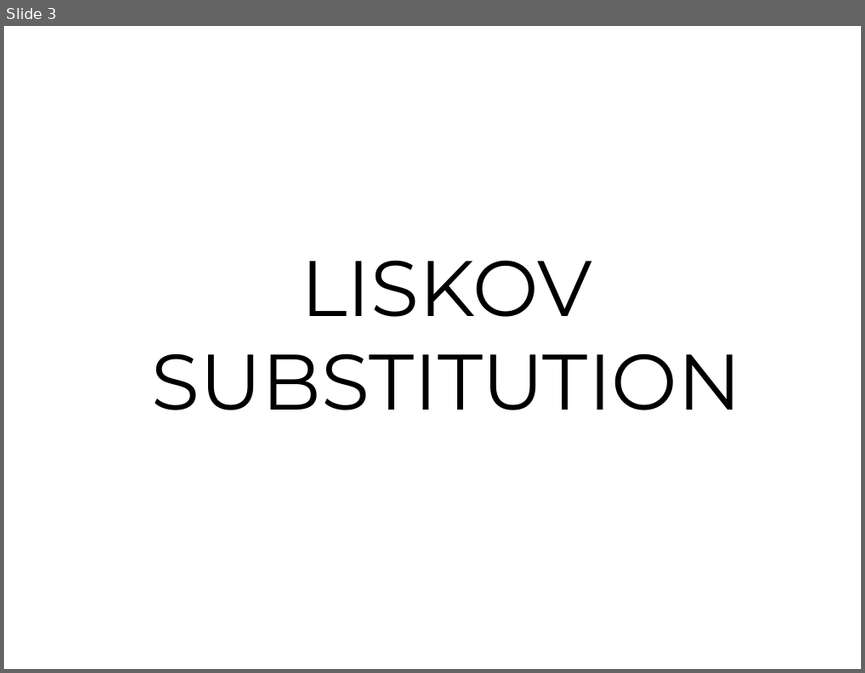
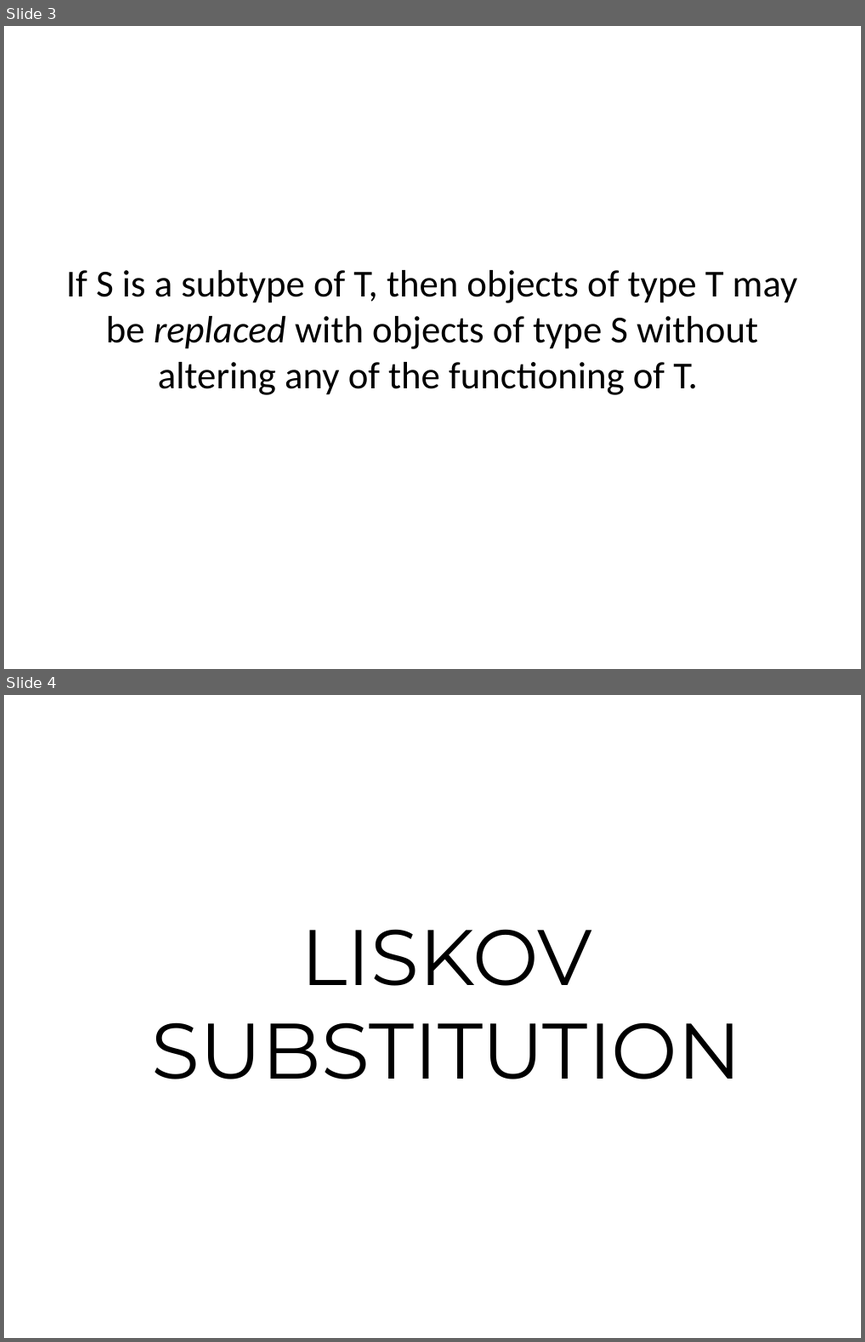
Before and after one commit to abhinavmanchanda/designpatterns, a slide deck: FlightBookinSystem/bookingsystem.pptx. Shown one above the other, each under a label of ours: slide 3 before the commit, slides 3 and 4 after it. The pictures are 865x673 and 865x1342 pixels, drawn with LibreOffice and Linux fonts; fonts in the diff are those of the drawing. Boxes give left, top, right and bottom in pixels: in the first picture for what was removed or moved away, otherwise in the second. Text is boxed around its words. In the diff, an @@ line names an element or a change of style, - is before the commit and + after.

```diff
--- a/FlightBookinSystem/bookingsystem.pptx
+++ b/FlightBookinSystem/bookingsystem.pptx
@@ slide 3 added at bbox=[4, 26, 861, 669], background #FFFFFF @@
@@ text added at bbox=[66, 270, 798, 395], 32 pt, text #000000 @@
+If S is a subtype of T, then objects of type T may be replaced with objects of type S without altering any of the functioning of T.
@@ what was slide 3 is now slide 4 @@
```
Also in this commit, not shown: 5 slides changed, 11 other files.
